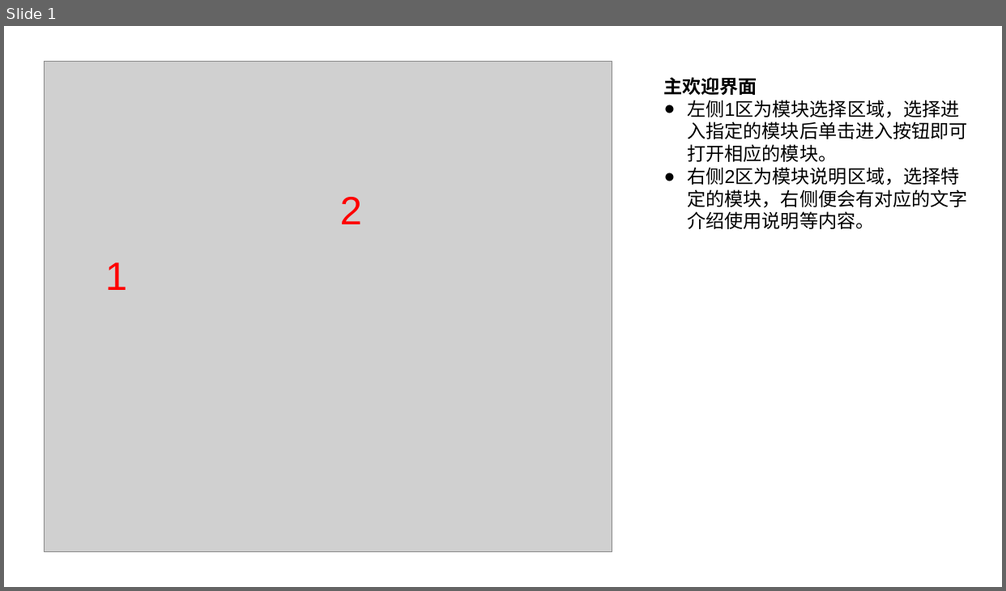
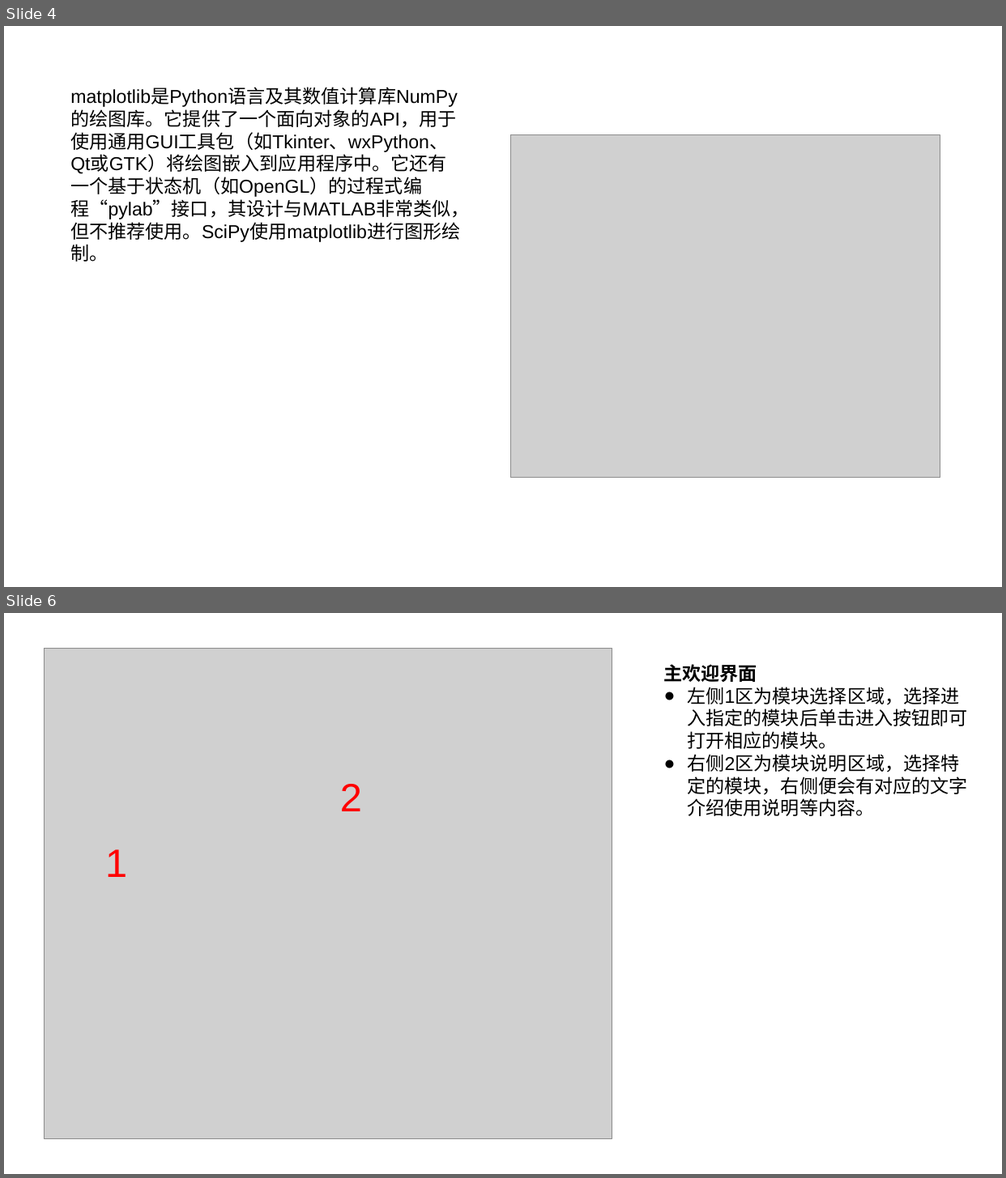
Before and after one commit to PENG-HuaXing/oscilloscope, a slide deck: Presentation1.pptx. Shown one above the other, each under a label of ours: slide 1 before the commit, slides 4 and 6 after it; the slides between them are not shown. The pictures are 1006x591 and 1006x1178 pixels, drawn with LibreOffice and Linux fonts; fonts in the diff are those of the drawing; grey boxes stand for pictures. Boxes give left, top, right and bottom in pixels: in the first picture for what was removed or moved away, otherwise in the second. Text is boxed around its words. In the diff, an @@ line names an element or a change of style, - is before the commit and + after.

```diff
--- a/Presentation1.pptx
+++ b/Presentation1.pptx
@@ slide 4 added at (4,26,1002,587), background #FFFFFF @@
@@ text added at (70,109,469,262), 18 pt, text #000000 @@
+matplotlib是Python语言及其数值计算库NumPy的绘图库。它提供了一个面向对象的API，用于使用通用GUI工具包（如Tkinter、wxPython、Qt或GTK）将绘图嵌入到应用程序中。它还有一个基于状态机（如OpenGL）的过程式编程“pylab”接口，其设计与MATLAB非常类似，但不推荐使用。SciPy使用matplotlib进行图形绘制。
@@ picture added at (511,135,940,478) @@
@@ what was slide 1 is now slide 6 @@
```
Also in this commit, not shown: 4 other slides added, 1 other file.
